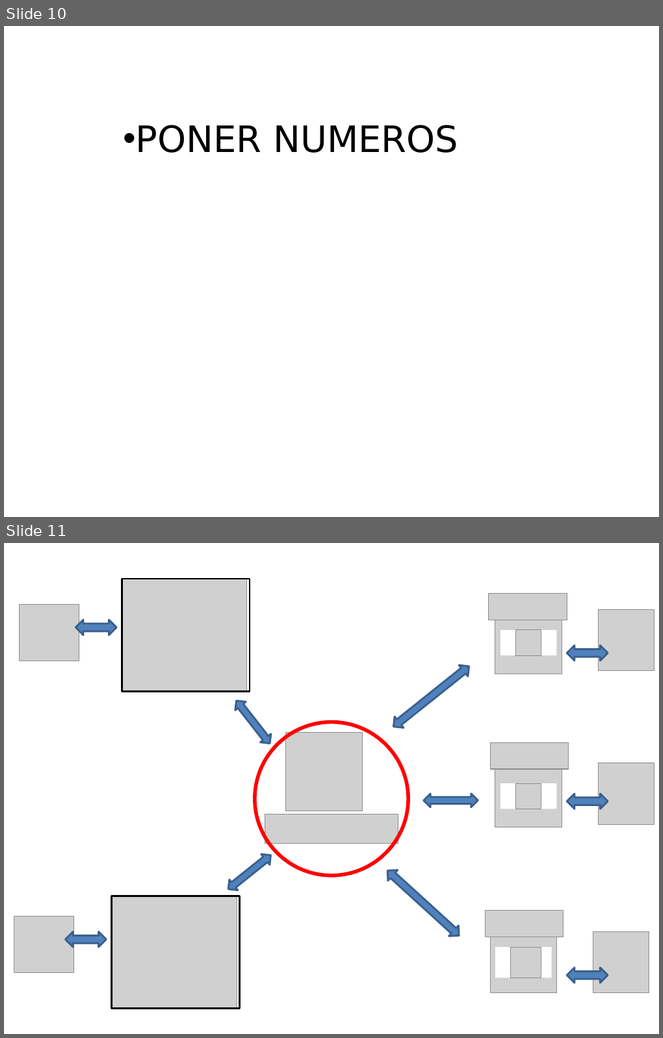
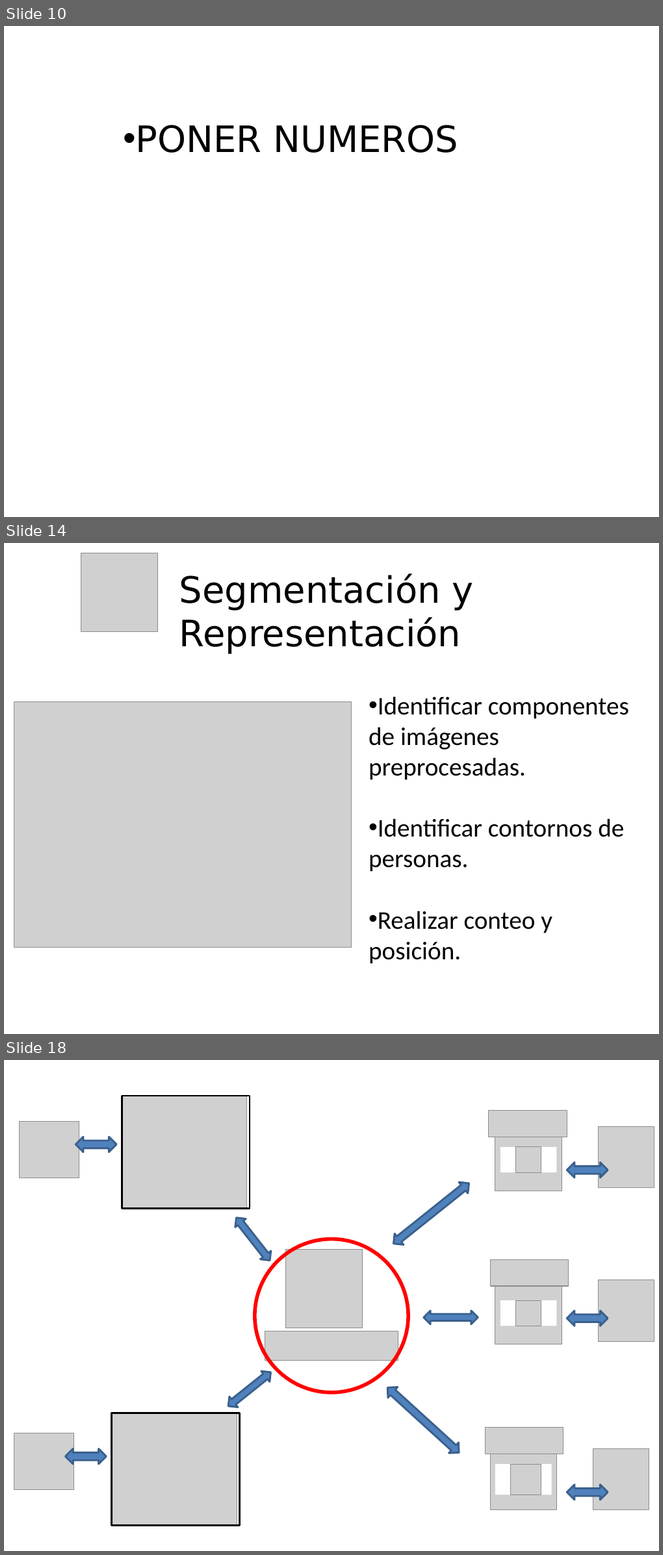
Before and after one commit to elcapo04/utn-frc-dlc-2011-liberal-peker, a slide deck: Proyecto final/Exposiciones/PresProyfinal.pptx. Shown one above the other, each under a label of ours: slides 10 and 11 before the commit, slides 10, 14 and 18 after it; the slides between them are not shown. The pictures are 663x1038 and 663x1555 pixels, drawn with LibreOffice and Linux fonts; fonts in the diff are those of the drawing; grey boxes stand for pictures. Boxes give left, top, right and bottom in pixels: in the first picture for what was removed or moved away, otherwise in the second. Text is boxed around its words. In the diff, an @@ line names an element or a change of style, - is before the commit and + after.

```diff
--- a/Proyecto final/Exposiciones/PresProyfinal.pptx
+++ b/Proyecto final/Exposiciones/PresProyfinal.pptx
@@ slide 14 added at (4, 543, 659, 1034), background #FFFFFF @@
@@ picture added at (81, 553, 157, 632) @@
@@ text added at (180, 574, 473, 654), 40 pt, text #000000 @@
+Segmentación y Representación
@@ text added at (369, 696, 629, 964), 28 pt, text #000000 @@
+• Identificar componentes de imágenes preprocesadas.
+• Identificar contornos de personas.
+• Realizar conteo y posición.
@@ picture added at (14, 702, 351, 947) @@
@@ what was slide 11 is now slide 18 @@
```
Also in this commit, not shown: 8 other slides added, 1 slide removed.
